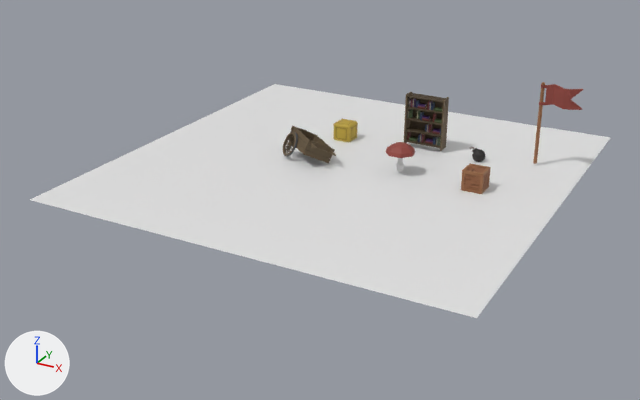
Two versions of the Blender file scene1.blend, one commit apart.
Rendered twice from a 50 mm lens placed at (18.5, -36.2, 15.8), pointed at (-0.4, -1.8, -1.4). Arrows for +X, +Y and +Z are at lower left; the lights stay in place.

Objects in the first picture: 'Bomb', 'Bookcase_Full', 'Cart', 'Crate', 'Flag', 'Mushroom', 'Plane', 'YellowBox'.
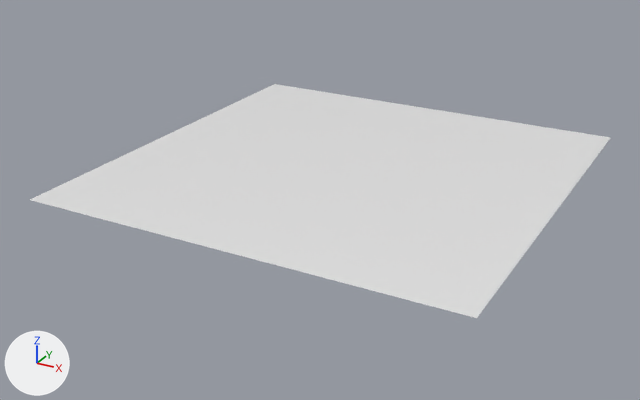
The newer file is also rescaled (x0.952), turned or shifted as a whole; pictures and numbers use the older file's frame.

The change in detail:
Object 'Cart' (ob_cart) is deleted.
Object 'Mushroom' (ob_mushroom) is deleted.
Object 'Bomb' (ob_bomb) is deleted.
Object 'Flag' (ob_flag) is deleted.
Object 'Crate' (ob_crate) is deleted.
Object 'YellowBox' (ob_yellowbox) is deleted.
Object 'Bookcase_Full' (ob_bookcase_full) is deleted.

Pixel boxes [x1, y1, x2, y2] of what changed, in the pictures (640 x 400 px):
'Bookcase_Full', deleted (brown): before [404, 92, 449, 151]
    faces in mat_darkwood_002 (brown #4b3d29): [405, 93, 446, 148]
    faces in mat_wood_002 (brown #625239): [404, 92, 449, 151]
    faces in mat_book (dark red #68312e): [407, 98, 440, 144]
    faces in mat_book2 (dark green #455a34): [409, 107, 442, 146]
    faces in mat_book4 (dark blue #293b5a): [407, 100, 441, 146]
'Cart', deleted (brown): before [283, 126, 336, 164]
    faces in mat_wood_001 (brown #625239): [283, 126, 336, 164]
'Flag', deleted (brown): before [533, 82, 583, 164]
    faces in mat_lightred_001 (red #8f433a): [539, 84, 583, 110]
    faces in mat_brown (brown #976743): [533, 82, 545, 164]
'Crate', deleted (brown): before [461, 163, 491, 194]
    faces in mat_darkbrown (brown #8d5b3b): [464, 165, 489, 191]
    faces in mat_brown_001 (brown #976743): [461, 163, 491, 194]
'YellowBox', deleted (yellow): before [333, 118, 358, 142]
    faces in mat_yellow (yellow #bda23a): [334, 119, 357, 142]
'Mushroom', deleted: before [386, 142, 415, 171]
    faces in mat_lightred (red #8f433a): [386, 142, 415, 158]
'Bomb', deleted: before [470, 147, 485, 162]
    faces in mat_black (black #252322): [472, 148, 485, 162]
